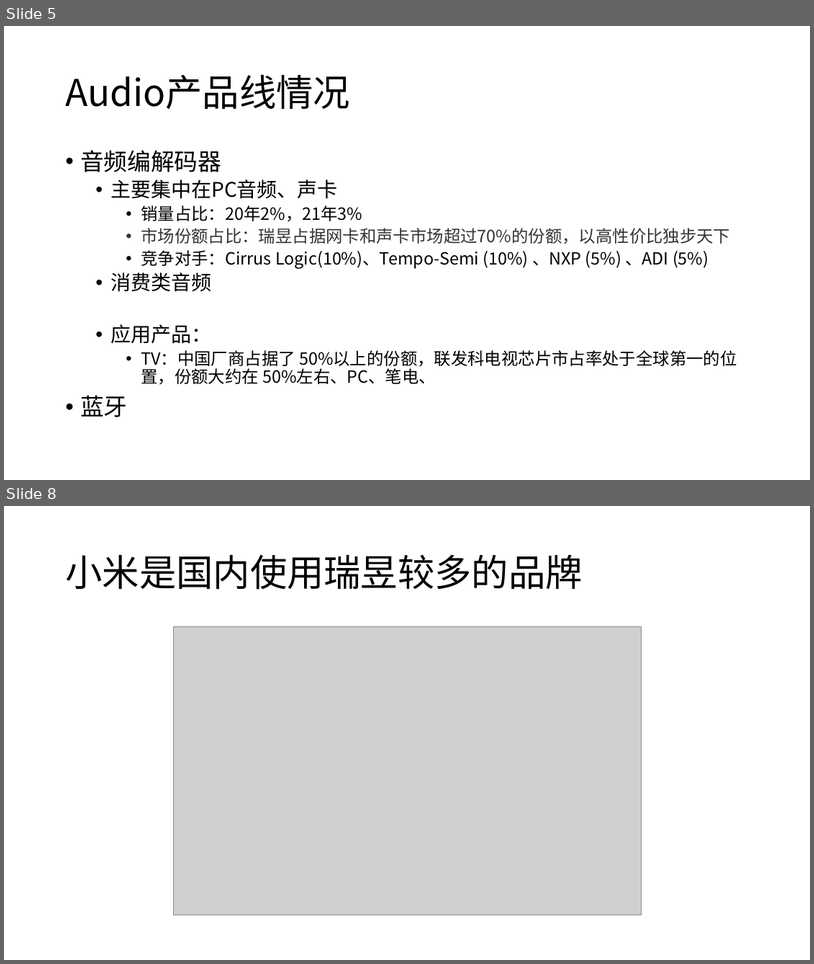
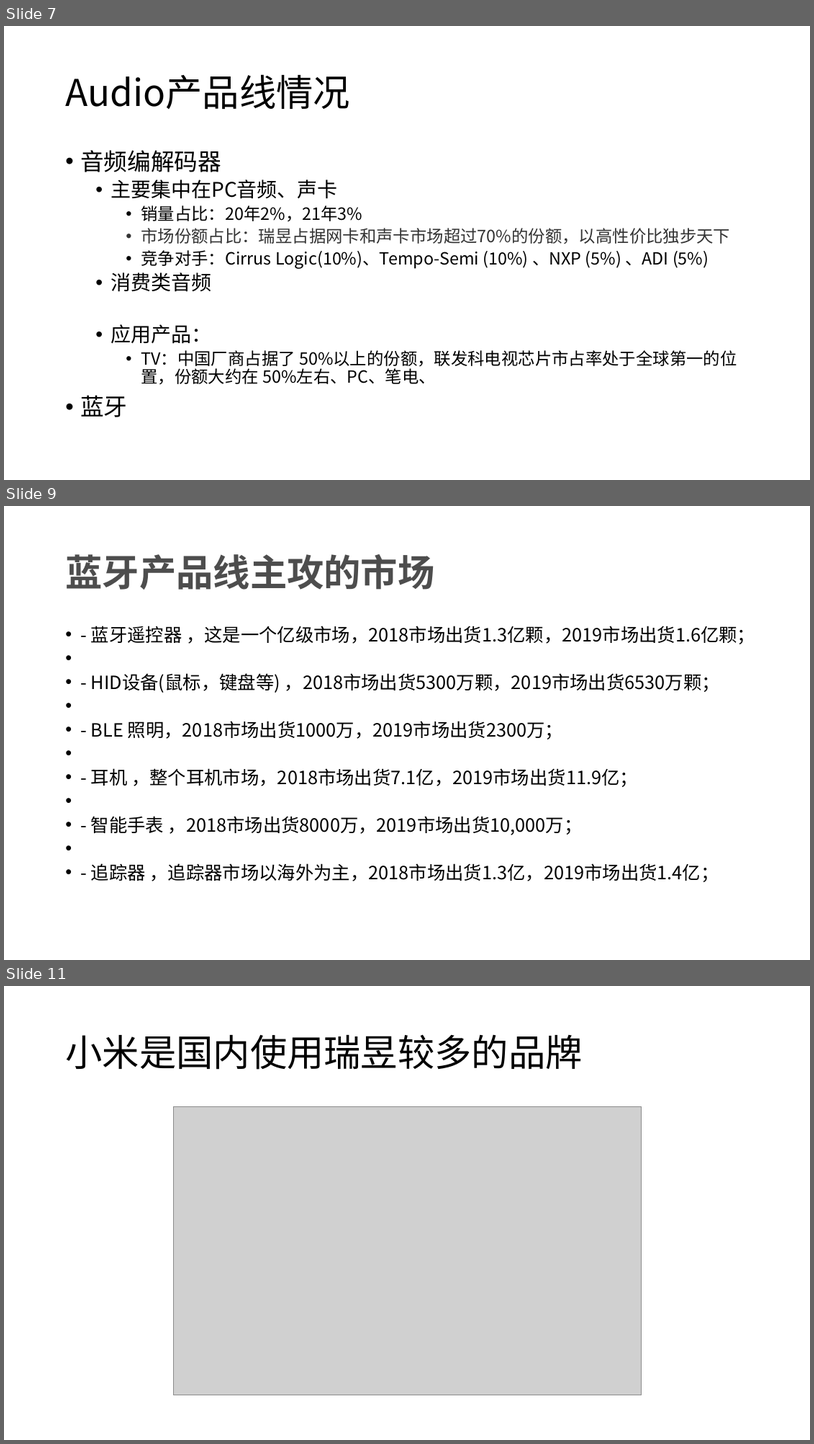
Before and after one commit to rosabai666/soundec, a slide deck: 2023/02产品/SNC8x/01)竞品分析/00)竞品芯片分析/品牌产品路线分析/Realtek/Realtek产品线分析2.pptx. Shown one above the other, each under a label of ours: slides 5 and 8 before the commit, slides 7, 9 and 11 after it; the slides between them are not shown. The pictures are 814x964 and 814x1444 pixels, drawn with LibreOffice and Linux fonts; fonts in the diff are those of the drawing; grey boxes stand for pictures. Boxes give left, top, right and bottom in pixels: in the first picture for what was removed or moved away, otherwise in the second. Text is boxed around its words. In the diff, an @@ line names an element or a change of style, - is before the commit and + after.

```diff
--- a/2023/02产品/SNC8x/01)竞品分析/00)竞品芯片分析/品牌产品路线分析/Realtek/Realtek产品线分析2.pptx
+++ b/2023/02产品/SNC8x/01)竞品分析/00)竞品芯片分析/品牌产品路线分析/Realtek/Realtek产品线分析2.pptx
@@ slide 9 added at box(4, 506, 810, 960), background #FFFFFF @@
@@ title added at box(65, 554, 435, 590), 44 pt, text #4D4D4D, bold @@
+蓝牙产品线主攻的市场
@@ text added at box(91, 626, 756, 882), 21.7 pt, text #000000 @@
+• - 蓝牙遥控器 ，这是一个亿级市场，2018市场出货1.3亿颗，2019市场出货1.6亿颗；
+• - HID设备(鼠标，键盘等) ，2018市场出货5300万颗，2019市场出货6530万颗；
+• - BLE 照明，2018市场出货1000万，2019市场出货2300万；
+• - 耳机 ，整个耳机市场，2018市场出货7.1亿，2019市场出货11.9亿；
+• - 智能手表 ，2018市场出货8000万，2019市场出货10,000万；
+• - 追踪器 ，追踪器市场以海外为主，2018市场出货1.3亿，2019市场出货1.4亿；
@@ what was slide 5 is now slide 7 @@
@@ what was slide 8 is now slide 11 @@
```
Also in this commit, not shown: 2 slides changed, 6 other slides added, 5 other files.
